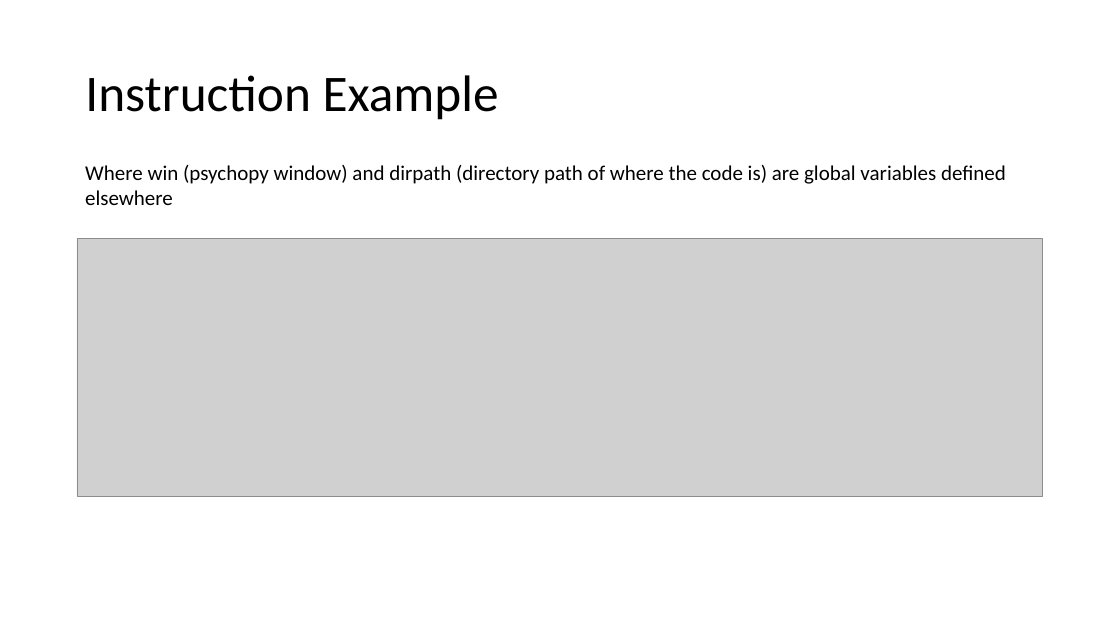
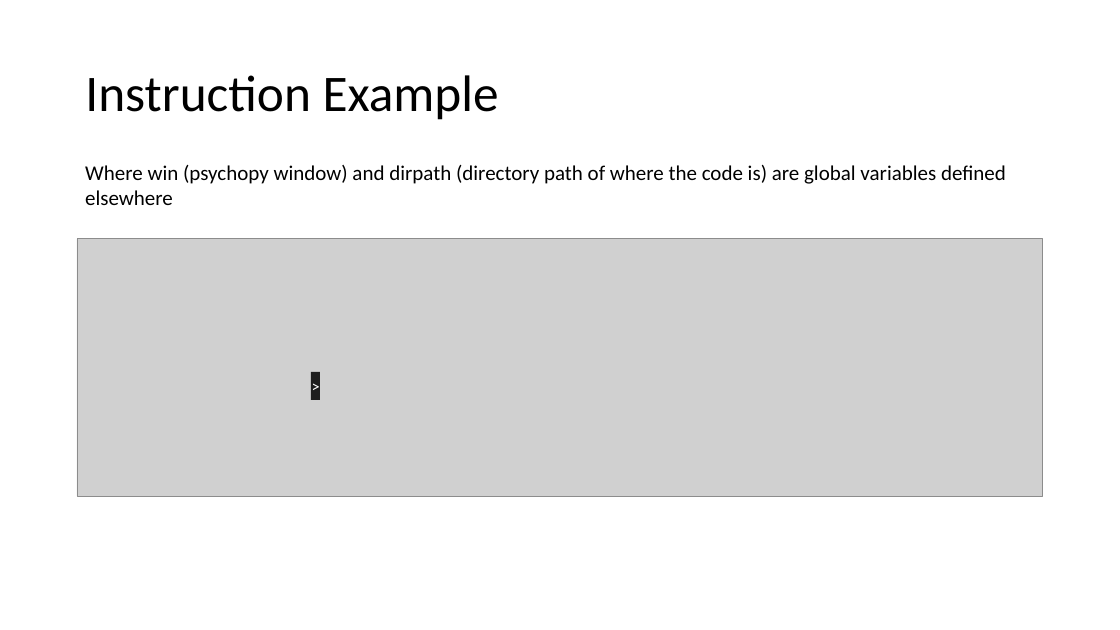
Before and after one commit to kcastanheira/PsychoPy-Tutorial, a slide deck: slide 25 of How To Psychopy.pptx. Drawn at 1120x630 pixels with LibreOffice and Linux fonts; fonts in the diff are those of the drawing; grey boxes stand for pictures. Boxes give left, top, right and bottom in pixels: in the first picture for what was removed or moved away, otherwise in the second. Text is boxed around its words. In the diff, an @@ line names an element or a change of style, - is before the commit and + after.

```diff
--- a/How To Psychopy.pptx
+++ b/How To Psychopy.pptx
@@ rectangle added at <box>311,372,320,401</box>, fill #1E1E1E, 14 pt, text #FFFFFF @@
+>
```
Also in this commit, not shown: 1 other slide changed.
